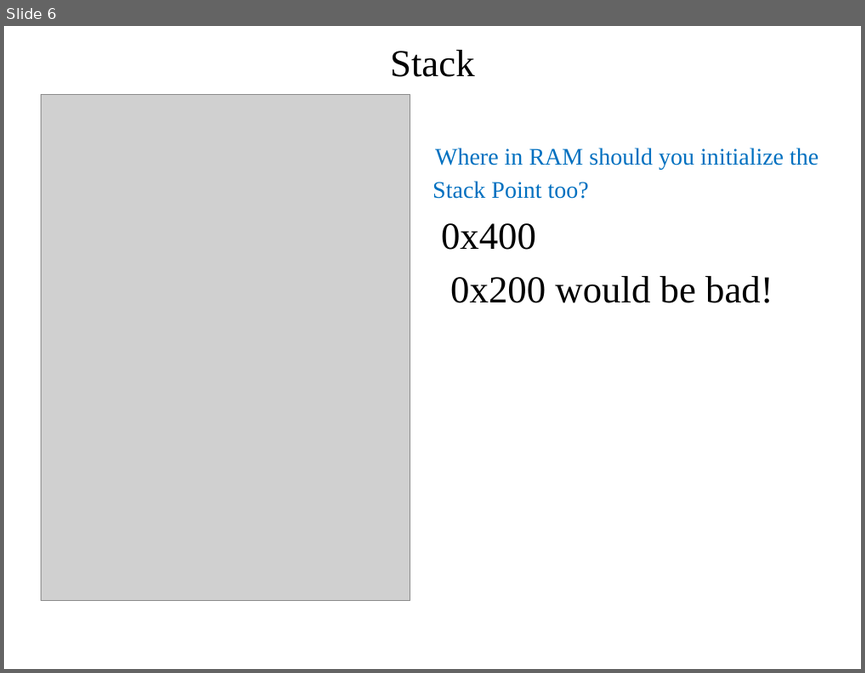
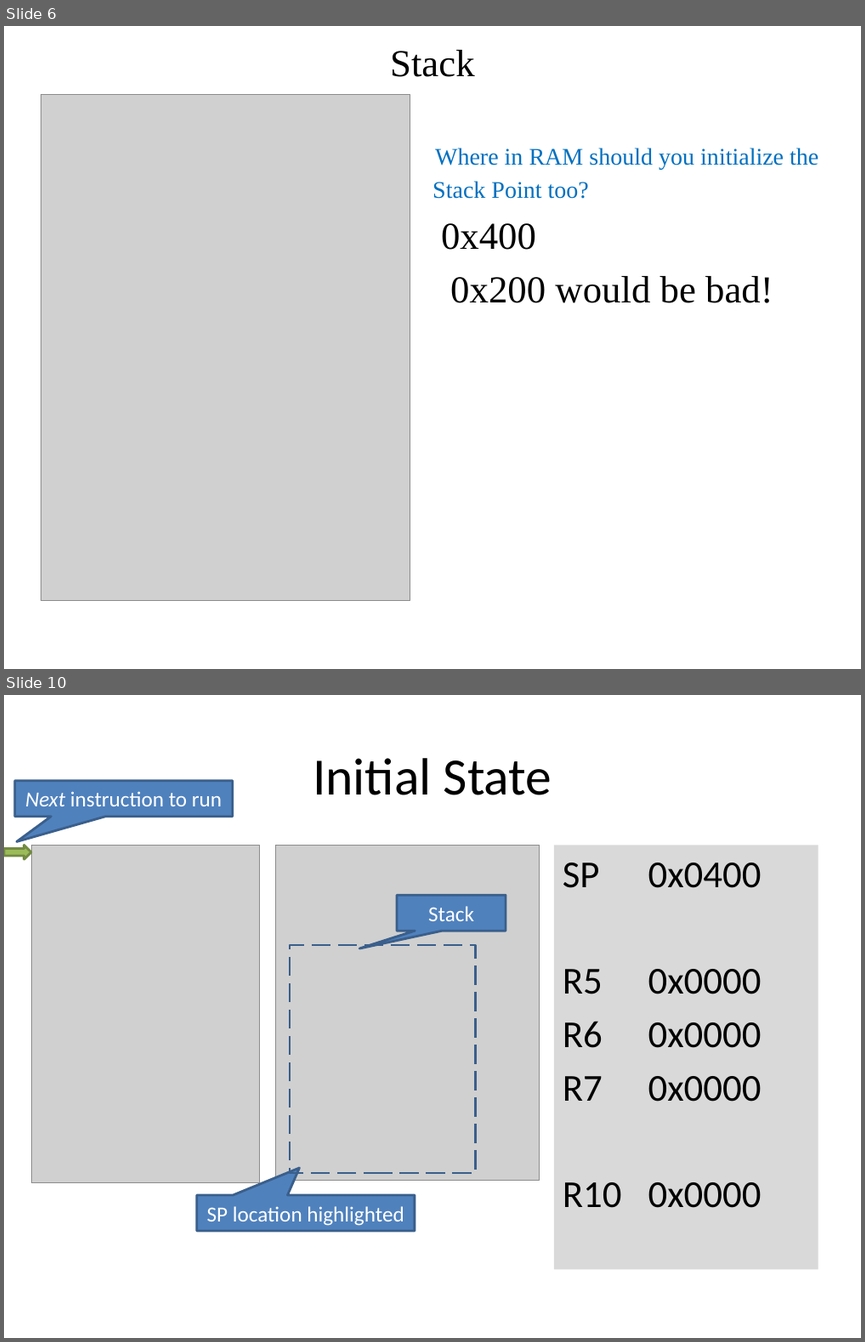
Before and after one commit to pw4rn3r/ECE382, a slide deck: notes/L10/Lsn10.pptx. Shown one above the other, each under a label of ours: slide 6 before the commit, slides 6 and 10 after it; the slides between them are not shown. The pictures are 865x673 and 865x1342 pixels, drawn with LibreOffice and Linux fonts; fonts in the diff are those of the drawing; grey boxes stand for pictures. Boxes give left, top, right and bottom in pixels: in the first picture for what was removed or moved away, otherwise in the second. Text is boxed around its words. In the diff, an @@ line names an element or a change of style, - is before the commit and + after.

```diff
--- a/notes/L10/Lsn10.pptx
+++ b/notes/L10/Lsn10.pptx
@@ slide 10 added at [4, 695, 861, 1338], background #FFFFFF @@
@@ title added at [313, 758, 552, 795], 44 pt, text #000000 @@
+Initial State
@@ speech box added at [15, 781, 233, 817], fill #4F81BD, outline #3A5F8C 2 pt, 18 pt, text #FFFFFF @@
+Next instruction to run
@@ right arrow added at [4, 845, 31, 860], fill #9BBB59, outline #738A42 2 pt @@
@@ picture added at [31, 845, 259, 1183] @@
@@ picture added at [276, 845, 540, 1180] @@
@@ text added at [554, 845, 818, 1269], fill #D9D9D9, 32 pt, text #000000 @@
+SP 0x0400
+R5 0x0000
+R6 0x0000
+R7 0x0000
+R10 0x0000
@@ speech box added at [397, 895, 506, 930], fill #4F81BD, outline #3A5F8C 2 pt, 18 pt, text #FFFFFF @@
+Stack
@@ rectangle added at [290, 945, 475, 1173], outline #3A5F8C 2 pt dashed @@
@@ speech box added at [197, 1195, 415, 1231], fill #4F81BD, outline #3A5F8C 2 pt, 18 pt, text #FFFFFF @@
+SP location highlighted
```
Also in this commit, not shown: 5 slides changed, 16 other slides added, 4 other files.
